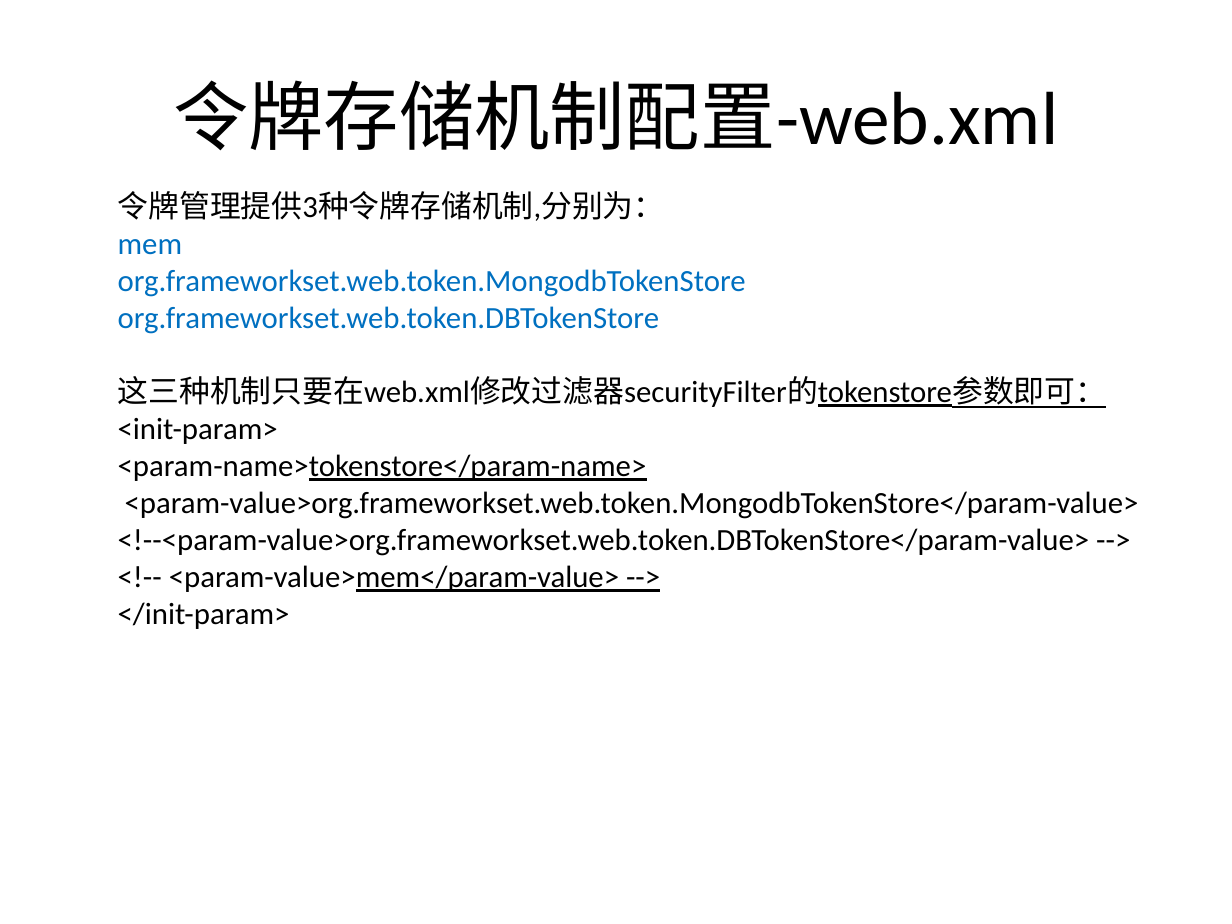
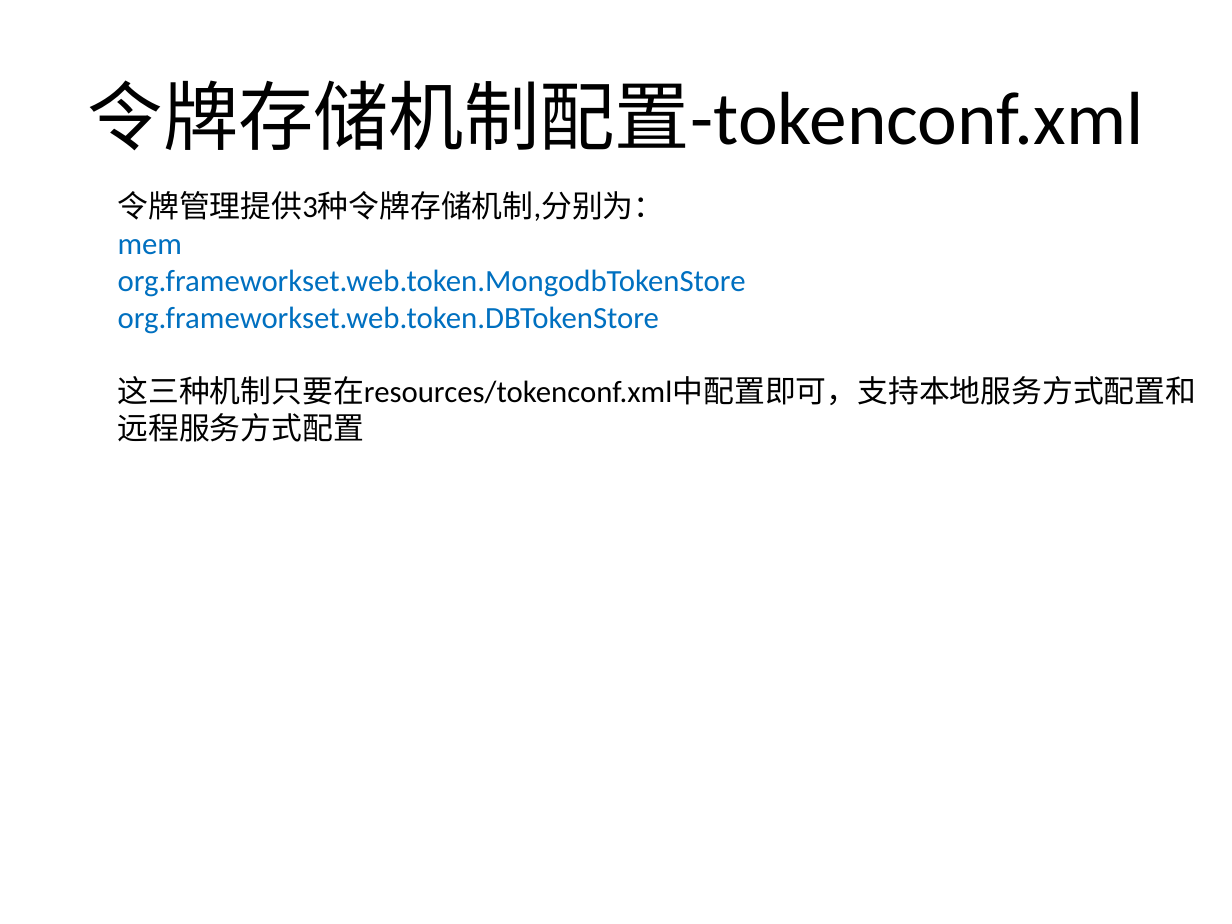
Before and after one commit to bbossgroups/bboss, a slide deck: slide 20 of 文档/令牌管理.pptx. Drawn at 1232x924 pixels with LibreOffice and Linux fonts; fonts in the diff are those of the drawing. Boxes give left, top, right and bottom in pixels: in the first picture for what was removed or moved away, otherwise in the second. Text is boxed around its words. In the diff, an @@ line names an element or a change of style, - is before the commit and + after.

```diff
--- a/文档/令牌管理.pptx
+++ b/文档/令牌管理.pptx
@@ title at box(88, 80, 1144, 151): text changed @@
-令牌存储机制配置-web.xml
+令牌存储机制配置-tokenconf.xml
@@ text at box(118, 376, 1197, 442): text changed @@
-这三种机制只要在web.xml修改过滤器securityFilter的tokenstore参数即可：
-<init-param>
-<param-name>tokenstore</param-name>
-<param-value>org.frameworkset.web.token.MongodbTokenStore</param-value>
-<!--<param-value>org.frameworkset.web.token.DBTokenStore</param-value> -->
-<!-- <param-value>mem</param-value> -->
-</init-param>
+这三种机制只要在resources/tokenconf.xml中配置即可，支持本地服务方式配置和
+远程服务方式配置
```
Also in this commit, not shown: 13 other slides changed, 5 slides added, 2 slides removed, 45 other files.
